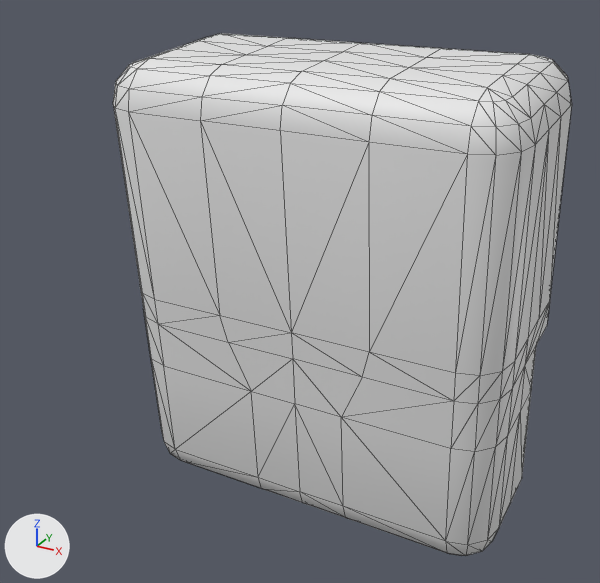
An edit to the FBX model GraphicResource/Weapon/Player_Bag/504_Backpack.fbx, drawn before and after from the same camera.
Camera for both pictures: a 50 mm lens placed at (39.3, -68.9, 39.8), pointed at (0.7, 1.3, 4.7). Lighting does not change. The marker at lower left points along +X, +Y and +Z. Mesh edges are drawn as thin lines.

The first picture shows 'Backpack'.
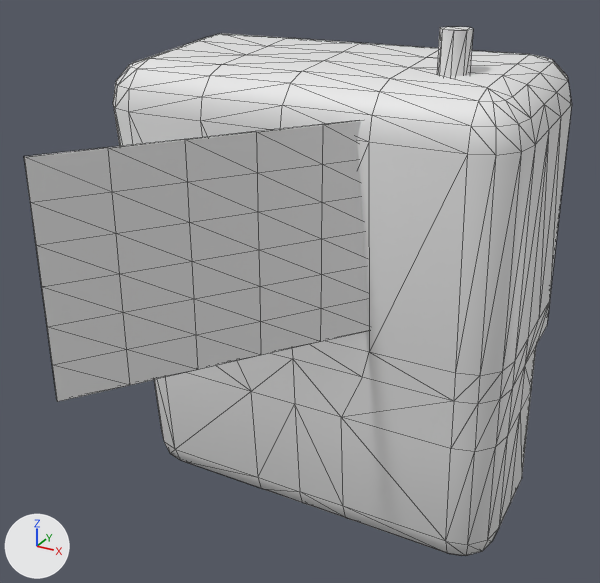
Changed parts and their boxes (x1, y1, x2, y2) in the pictures (600 x 583 px):
'Poll', moved, turned, rescaled (not visible before)
    after: (24, 27, 473, 402)

The edits, one by one:
Object 'Poll' (ob_poll) is rescaled from (0.5, 0.5, 0.5) to (1.0, 1.0, 1.0).
Object 'Poll' (ob_poll) moves from (22.58, 22.79, 10.76) to (45.16, 22.79, 15.2).
Object 'Poll' (ob_poll) turns from (0, 0, 180) to (0, 0, -125) degrees about x, y and z.
